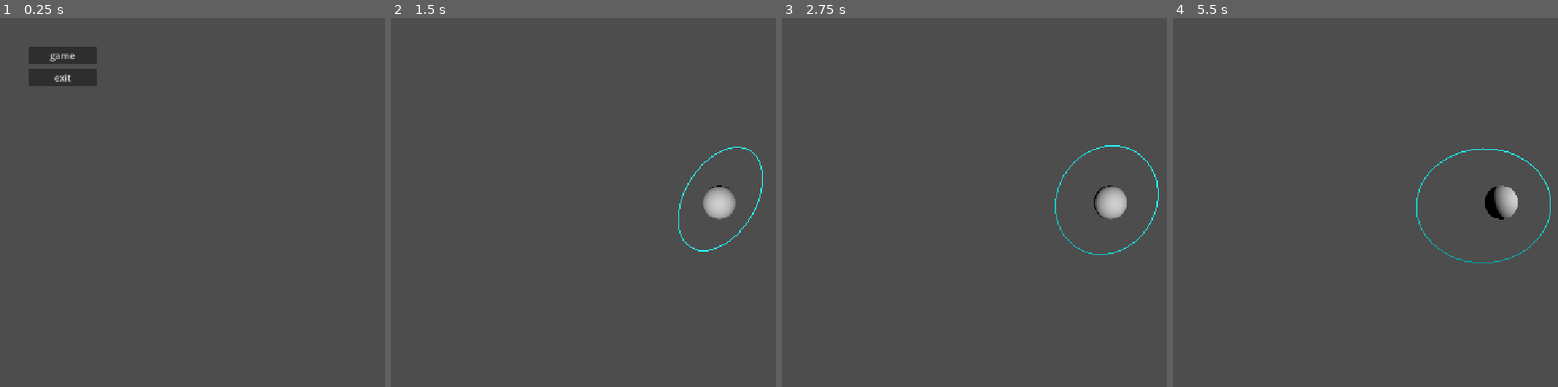
Above: before the commit, frames 1-4 (left to right).
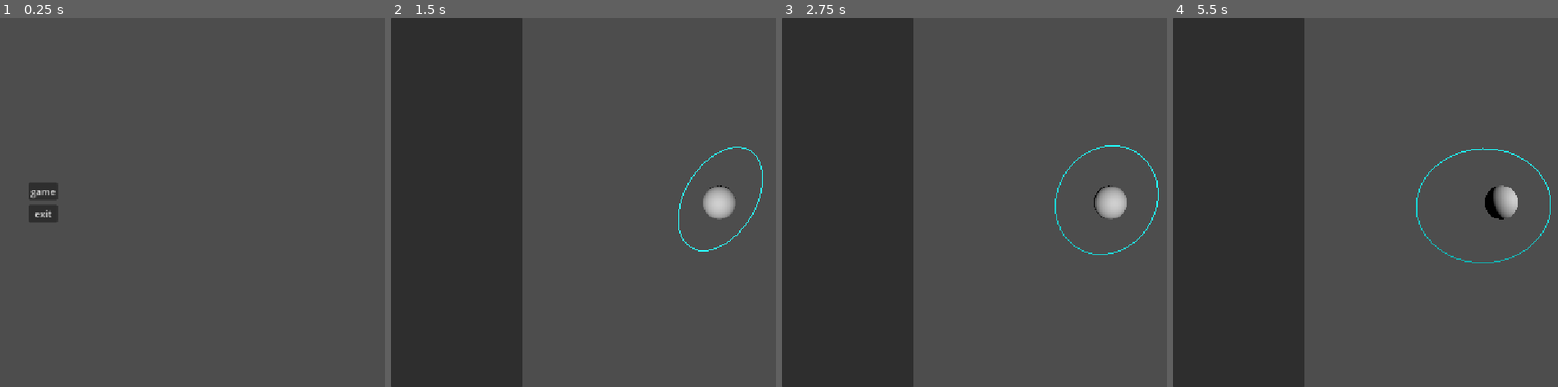
Above: after the commit, the same moments.

Repository: ReineoMesti/ISPE
Game: Godot game, scene res://menu.tscn
Two runs of this game, one before a commit and one after it. Both use one fixed random seed, a clock stepped at 60 frames per second and the inputs below.
Inputs:
- Up to frame 1 (0.25 s): no input
- Up to frame 2 (1.5 s): click "game" at 0.5 s
- Up to frame 3 (2.75 s): no input
- Up to frame 4 (5.5 s): no input

The runs differ from the first frame. In frame 1, 2.2% of the frame differs, in the area x 7-26%, y 7-56%; in frame 2, 34%; in frame 3, 34%; in frame 4, 34%, in the area x 0-86%, y 0-100%.

Commit message:
This commitment includes all the modifications done to the project up to now, since a new collaborator is joining the repository. From now on a new branch will be made and development will be commited and pushed to the dev branch. 2026.07.09 ReineoMesti.

Diff:
--- a/menu.tscn
+++ b/menu.tscn
@@ -12,19 +12,22 @@
 script = ExtResource("1_lti8b")
 
 [node name="PageContent" type="MarginContainer" parent="." unique_id=2119540784]
-layout_mode = 0
-offset_right = 40.0
-offset_bottom = 40.0
+layout_mode = 1
+anchors_preset = 15
+anchor_right = 1.0
+anchor_bottom = 1.0
+grow_horizontal = 2
+grow_vertical = 2
 theme_override_constants/margin_left = 50
 theme_override_constants/margin_top = 50
 theme_override_constants/margin_right = 50
 theme_override_constants/margin_bottom = 50
 
 [node name="Panel" type="VBoxContainer" parent="PageContent" unique_id=1184541313]
-custom_minimum_size = Vector2(200, 0)
-custom_maximum_size = Vector2(120, -1)
 propagate_maximum_size = false
 layout_mode = 2
+size_flags_horizontal = 0
+size_flags_vertical = 4
 theme_override_constants/separation = 8
 
 [node name="Entry" type="Button" parent="PageContent/Panel" unique_id=1789126243]
--- a/orbit3d.gd
+++ /dev/null
@@ -1,4 +0,0 @@
-class_name orbit3d extends RefCounted
-
-func _init() -> void:
-	pass
--- /dev/null
+++ b/orbitArgumentClassFiles/orbit3d.gd
@@ -0,0 +1,4 @@
+@abstract class_name orbit3d extends RefCounted
+
+func _init() -> void:
+	pass
--- a/overworld.gd
+++ b/overworld.gd
@@ -4,8 +4,9 @@
 @onready var camera: Camera3D = $Camera
 var ellipse: orbitEllipse
 var curve: orbitCurve
-var orbitNode: MeshInstance3D # = $orbitInstance
+var orbitNode: MeshInstance3D
 var material:StandardMaterial3D
+
 func _ready() -> void:
 	camera.global_position = Vector3(6, 4, 0)
 	camera.look_at(Vector3(0,0,0))
@@ -22,8 +23,11 @@
 	add_child(orbitNode)
 	orbitNode.global_position = Vector3.ZERO
 
+
+
 # Called every frame. 'delta' is the elapsed time since the previous frame.
 @onready var angle = 0
+
 func _process(delta: float) -> void:
 	angle += delta / 3
 	camera.global_position = Vector3(6,0,0)*cos(angle)+Vector3(0,0,6)*sin(angle)+Vector3(0,4,0)
--- a/storyboard.tscn
+++ b/storyboard.tscn
@@ -7,8 +7,6 @@
 [sub_resource type="Environment" id="Environment_eja50"]
 background_mode = 2
 background_energy_multiplier = 5.0
-
-[sub_resource type="ImmediateMesh" id="ImmediateMesh_mexpn"]
 
 [node name="overworld" type="Node3D" unique_id=208067932]
 script = ExtResource("2_36rgb")
@@ -23,10 +21,32 @@
 environment = SubResource("Environment_eja50")
 
 [node name="OmniLight3D" type="OmniLight3D" parent="." unique_id=1033022316]
-transform = Transform3D(1, 0, 0, 0, 1, 0, 0, 0, 1, 6, 3, 2)
+transform = Transform3D(1, 0, 0, 0, 1, 0, 0, 0, 1, 5.783211, 3.3260362, 2.328283)
 light_energy = 2.0
 omni_range = 300.0
 omni_attenuation = 0.0
 
-[node name="orbitInstance" type="MeshInstance3D" parent="." unique_id=244384708]
-mesh = SubResource("ImmediateMesh_mexpn")
+[node name="UILayer" type="CanvasLayer" parent="." unique_id=883064493]
+layer = 4
+
+[node name="UIContainer" type="Control" parent="UILayer" unique_id=2028744378]
+layout_mode = 3
+anchors_preset = 15
+anchor_right = 1.0
+anchor_bottom = 1.0
+grow_horizontal = 2
+grow_vertical = 2
+
+[node name="TabContainer" type="TabContainer" parent="UILayer/UIContainer" unique_id=110962367]
+layout_mode = 1
+anchors_preset = -1
+anchor_right = 0.2
+anchor_bottom = 1.0
+grow_vertical = 2
+
+[node name="HBoxContainer" type="HBoxContainer" parent="UILayer/UIContainer" unique_id=1171345064]
+layout_mode = 1
+anchors_preset = -1
+anchor_left = 0.2
+anchor_right = 1.0
+anchor_bottom = 0.08
Renamed: orbit3d.gd.uid -> orbitArgumentClassFiles/orbit3d.gd.uid
Renamed: orbitEllipse.gd -> orbitArgumentClassFiles/orbitEllipse.gd
Renamed: orbitEllipse.gd.uid -> orbitArgumentClassFiles/orbitEllipse.gd.uid
Renamed: orbitCurve.gd -> orbitDisplayClassFiles/orbitCurve.gd
Renamed: orbitCurve.gd.uid -> orbitDisplayClassFiles/orbitCurve.gd.uid
